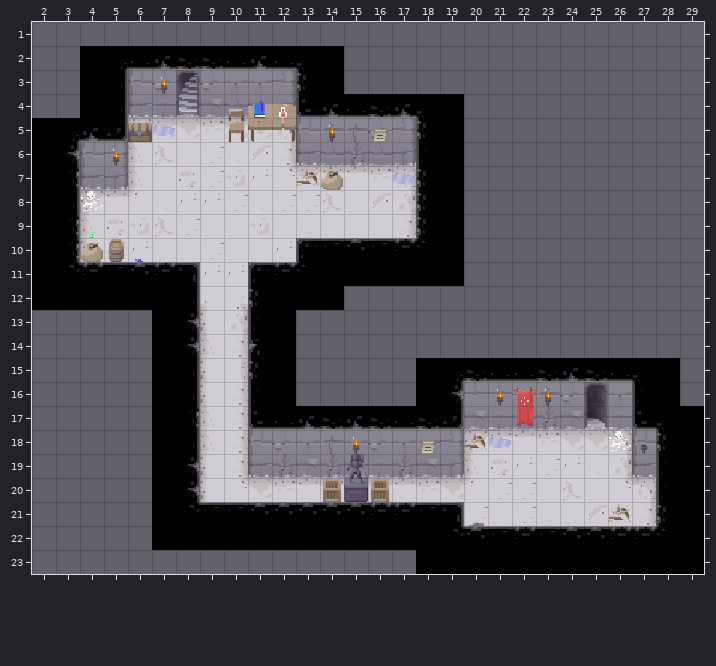
Two versions of a level (Tiled map (JSON), maps/Cave.json). The first picture shows the starting point.
Cells are 16x16 px. Shown: x 2..29, y 1..23.
After:
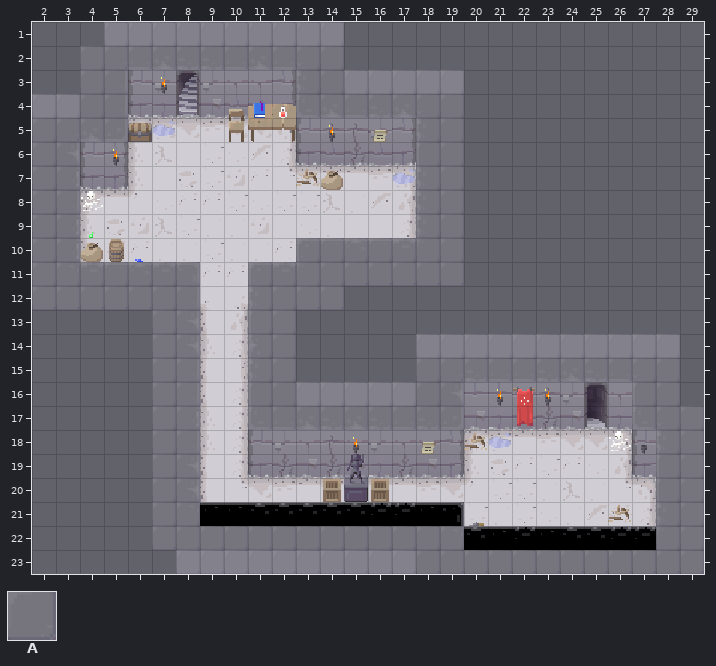
Key: from "dungeon tileset calciumtrice": A 279.
_ is an empty cell.
Tiles of an added or newly shown layer are drawn over the layers below it.
See-through tiles are keyed as they look on the map.
Difference:
Changed rows in their new state; . is an unchanged cell.
Layer "Solid" (added):
first column x 2:
 1 ...AAAAAAAAAA...............
 2 ..AAAAAAAAAAA...............
 3 ..AA.......AAAAAAA..........
 4 AAAA.......AAAAAAA..........
 5 AAAA............AA..........
 6 AA..............AA..........
 7 AA..............AA..........
 8 AA..............AA..........
 9 AA..............AA..........
10 AA.........AAAAAAA..........
11 AAAAAAA..AAAAAAAAA..........
12 AAAAAAA..AAAA...............
13 .....AA..AA.................
14 .....AA..AA.....AAAAAAAAAAA.
15 .....AA..AA.....AAAAAAAAAAA.
16 .....AA..AAAAAAAAA.......AA.
17 .....AA..AAAAAAAAA.......AAA
18 .....AA...................AA
19 .....AA...................AA
20 .....AA...................AA
21 .....AA...................AA
22 .....AAAAAAAAAAAAA........AA
23 ......AAAAAAAAAAAAAAAAAAAAAA
